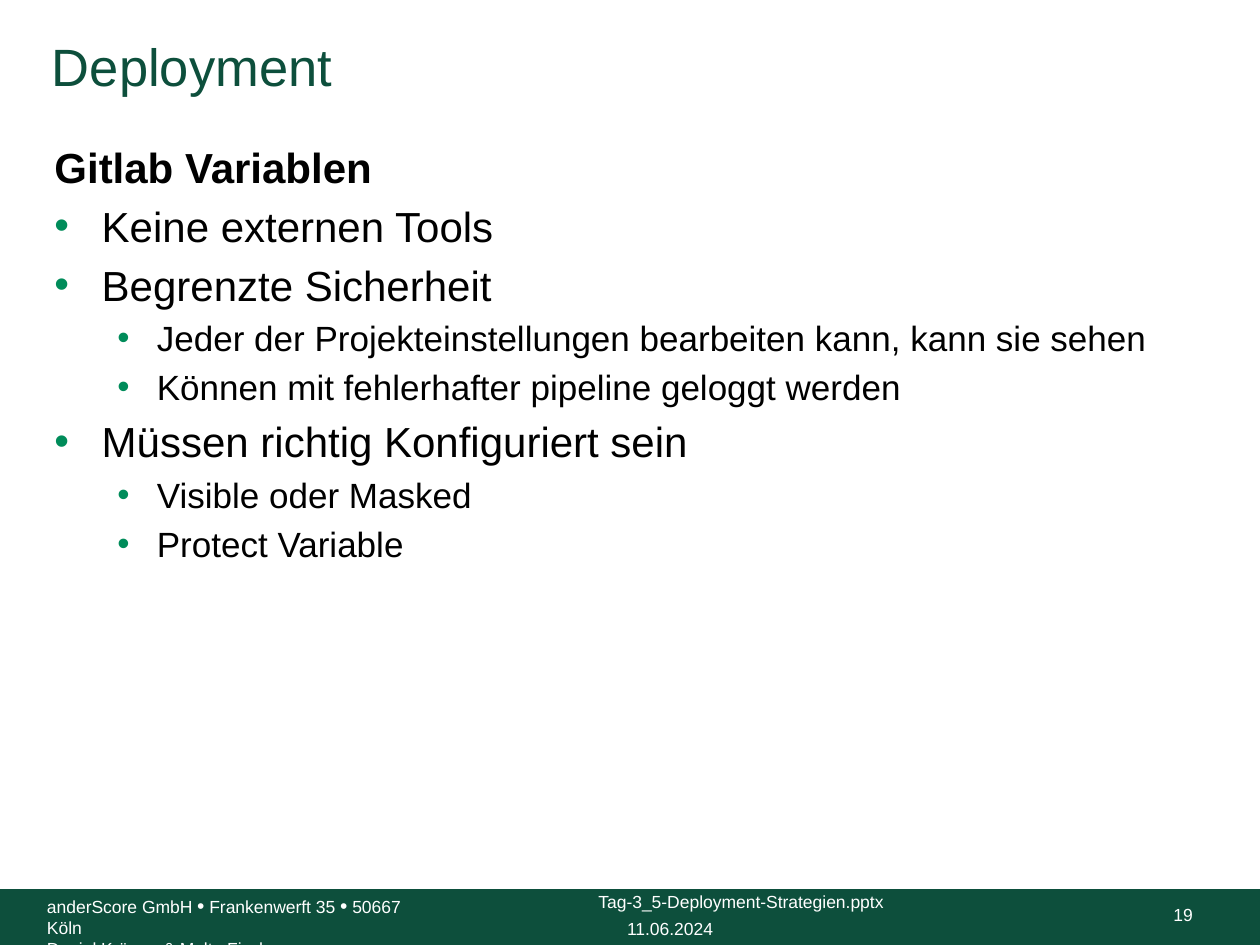
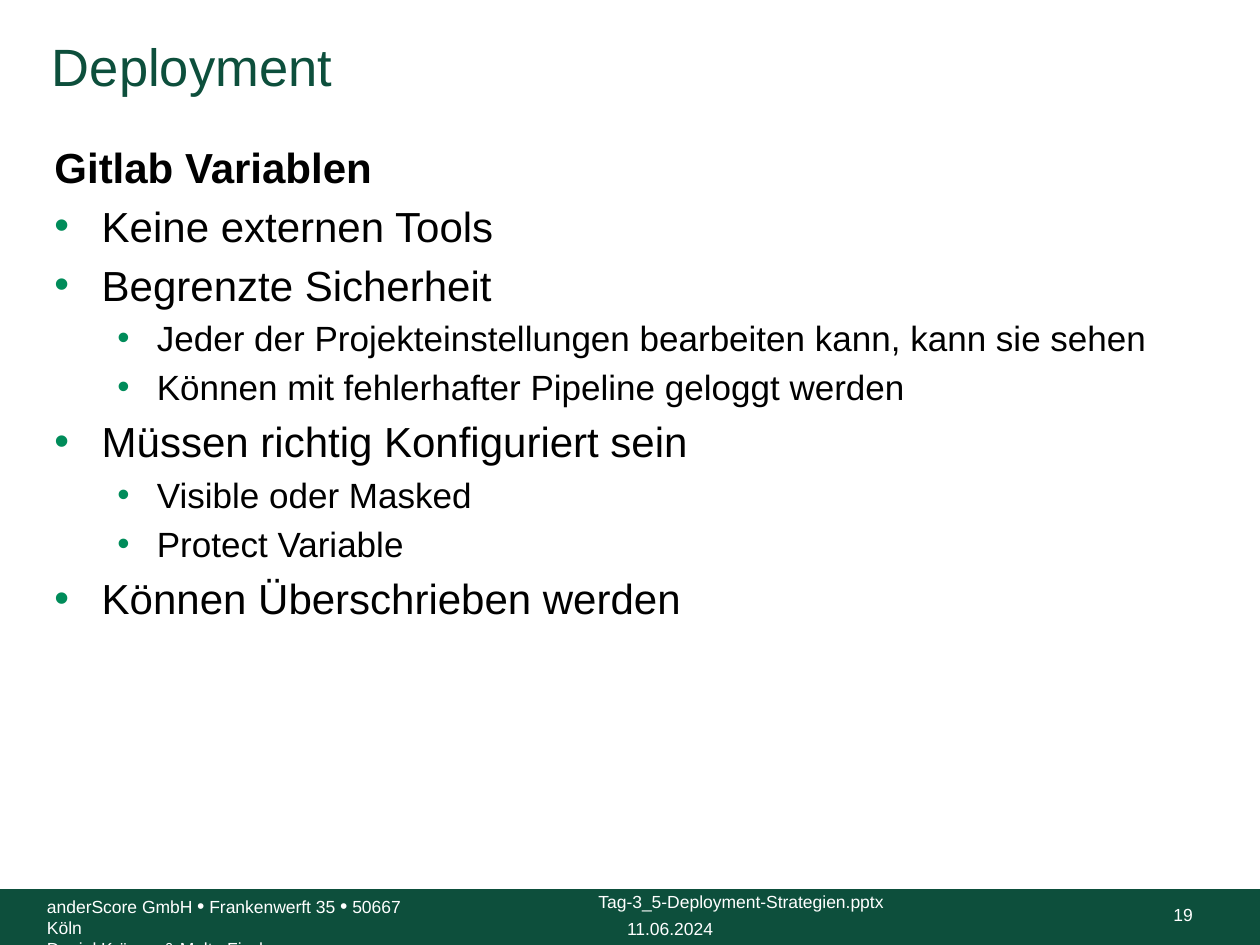
Before and after one commit to anderscore-gmbh/gitlab, a slide deck: slide 19 of slides/Tag-3_5-Deployment-Strategien.pptx. Drawn at 1260x945 pixels with LibreOffice and Linux fonts; fonts in the diff are those of the drawing; background and template pictures are left out. Boxes give left, top, right and bottom in pixels: in the first picture for what was removed or moved away, otherwise in the second. Text is boxed around its words. In the diff, an @@ line names an element or a change of style, - is before the commit and + after.

```diff
--- a/slides/Tag-3_5-Deployment-Strategien.pptx
+++ b/slides/Tag-3_5-Deployment-Strategien.pptx
@@ text at (157,374,905,407): text changed @@
-  • Können mit fehlerhafter pipeline geloggt werden
+  • Können mit fehlerhafter Pipeline geloggt werden
@@ text at (102,581,681,615): paragraph added @@
+• Können Überschrieben werden
```
Also in this commit, not shown: 2 other slides changed, 1 slide added, 1 other file.
